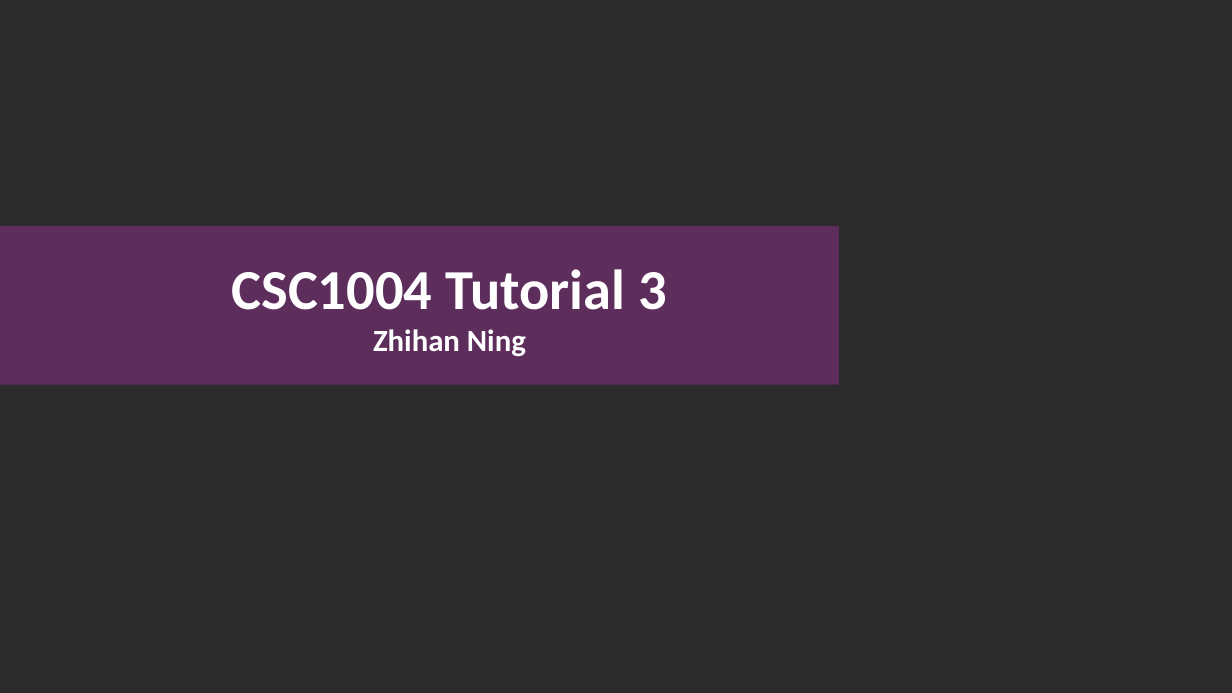
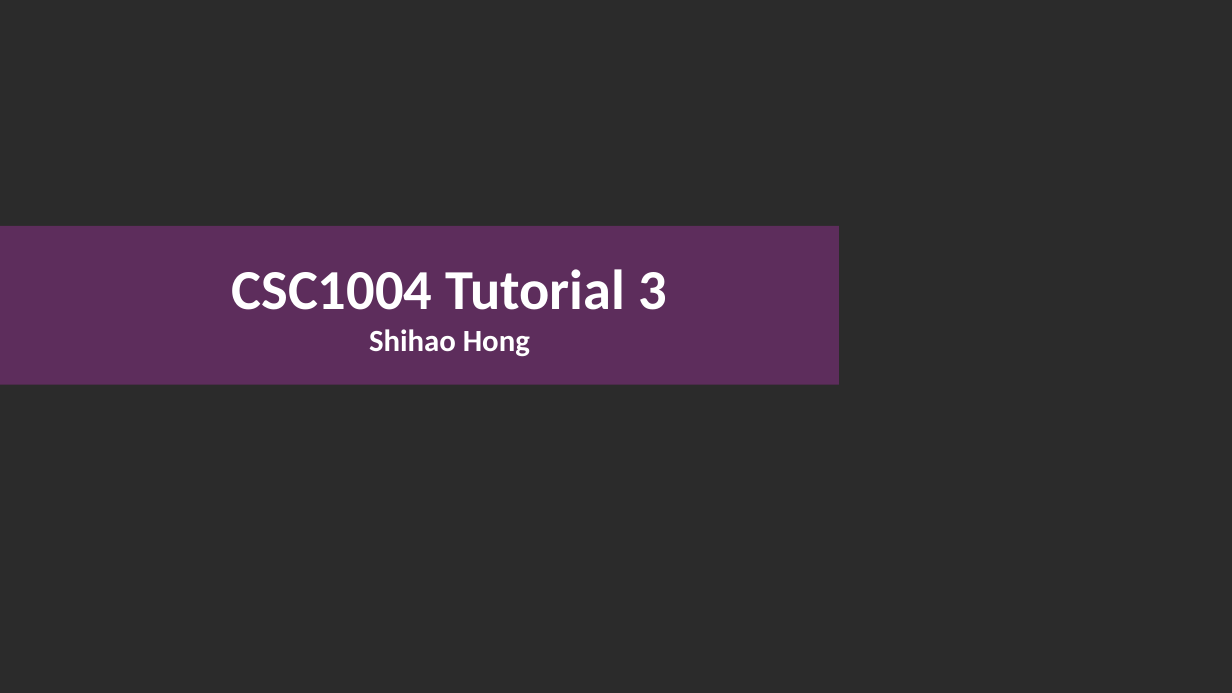
Before and after one commit to Guiliang/courses, a slide deck: slide 1 of cuhk-csc-1004/slides/CSC1004 Tutorial 3.pptx. Drawn at 1232x693 pixels with LibreOffice and Linux fonts; fonts in the diff are those of the drawing; background and template pictures are left out; a plain dark background stands for a picture behind light text. Boxes give left, top, right and bottom in pixels: in the first picture for what was removed or moved away, otherwise in the second. Text is boxed around its words. In the diff, an @@ line names an element or a change of style, - is before the commit and + after.

```diff
--- a/cuhk-csc-1004/slides/CSC1004 Tutorial 3.pptx
+++ b/cuhk-csc-1004/slides/CSC1004 Tutorial 3.pptx
@@ title at box(232, 269, 667, 357): text changed @@
-CSC1004 Tutorial 3
-Zhihan Ning
+CSC1004 Tutorial 3
+Shihao Hong
```
Also in this commit, not shown: 4 other files.
